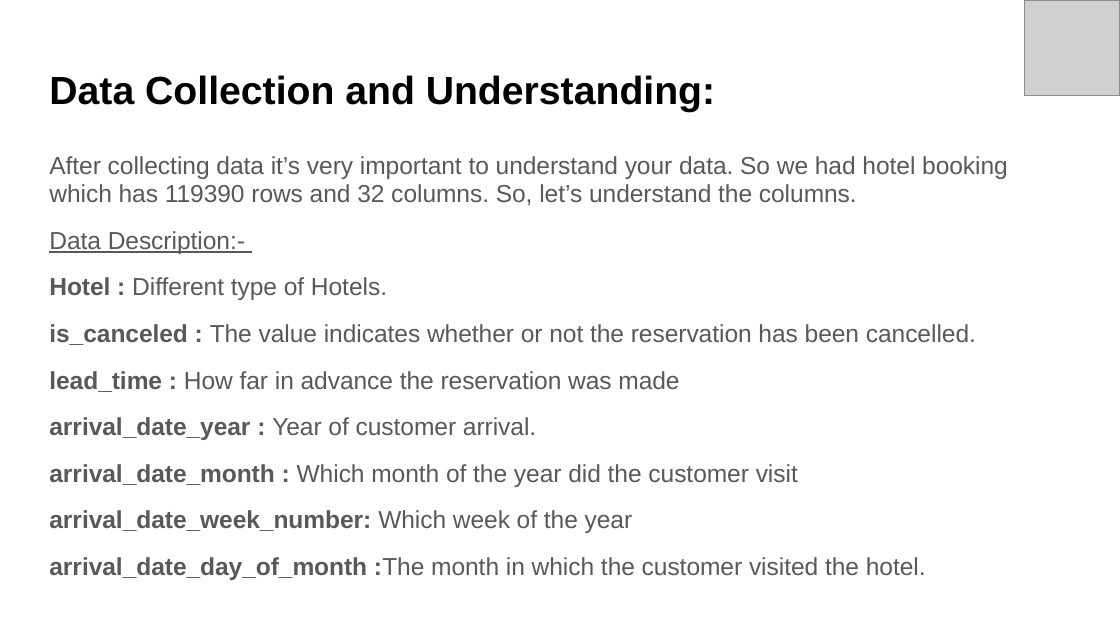
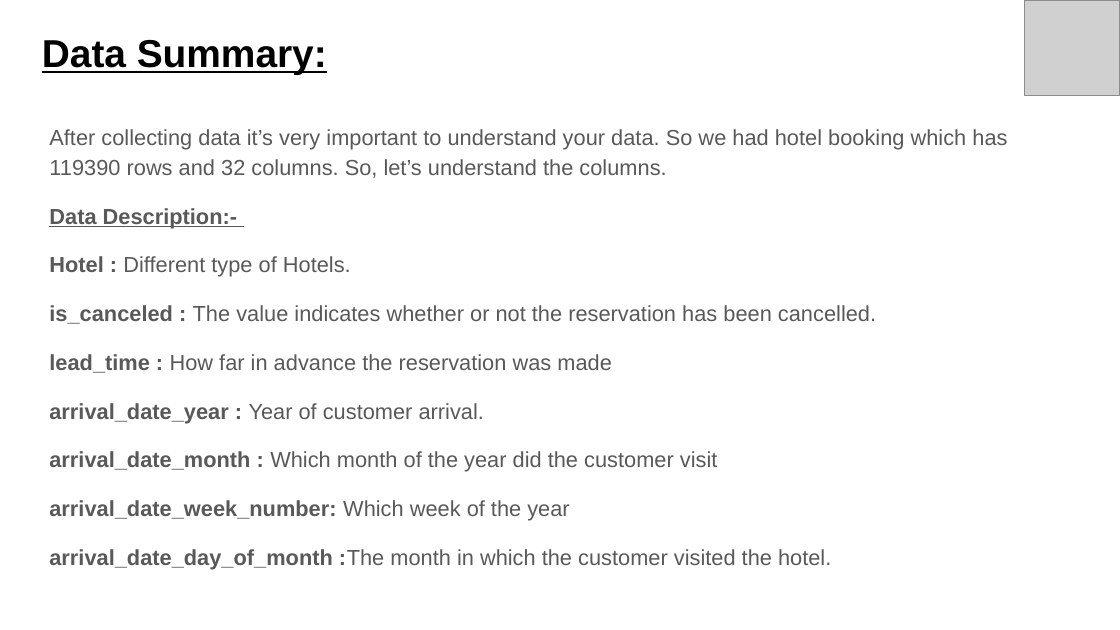
Before and after one commit to mayank021296/Hotel-Booking-Capstone-EDA-PRoject, a slide deck: slide 6 of Hotel Booking.pptx (slide 7 before the commit). Drawn at 1120x630 pixels with LibreOffice and Linux fonts; fonts in the diff are those of the drawing; grey boxes stand for pictures. Boxes give left, top, right and bottom in pixels: in the first picture for what was removed or moved away, otherwise in the second. Text is boxed around its words. In the diff, an @@ line names an element or a change of style, - is before the commit and + after.

```diff
--- a/Hotel Booking.pptx
+++ b/Hotel Booking.pptx
@@ title at <box>42,40,327,74</box>: text changed; size 25.2 to 25 pt @@
-Data Collection and Understanding:
+Data Summary:
@@ text "After collecting data it’s very ...": place and size @@
-text "After collecting data it’s very ..." at <box>49,156,1008,580</box>
+text "After collecting data it’s very ..." at <box>49,129,1007,569</box>
@@ text "After collecting data it’s very ..." at <box>49,129,1007,569</box>: size 15.7 to 14 pt; bold on in "Data Description:-"; line spacing 0.95 to 1.15; more space between paragraphs @@
```
Also in this commit, not shown: 26 other slides changed, 4 slides added, 3 slides removed.
